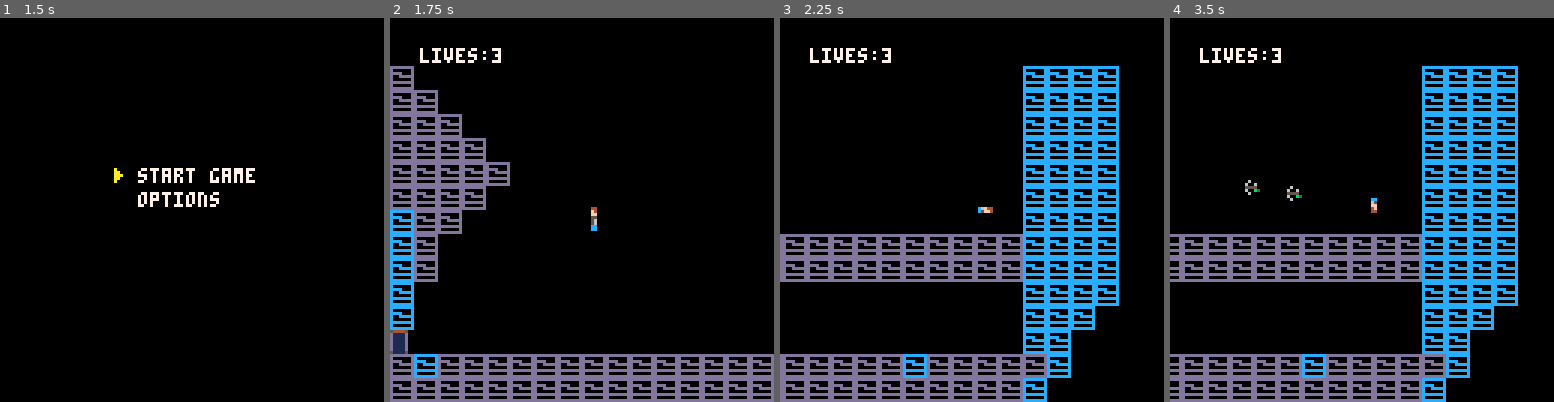
Above: before the commit, frames 1-4 (left to right).
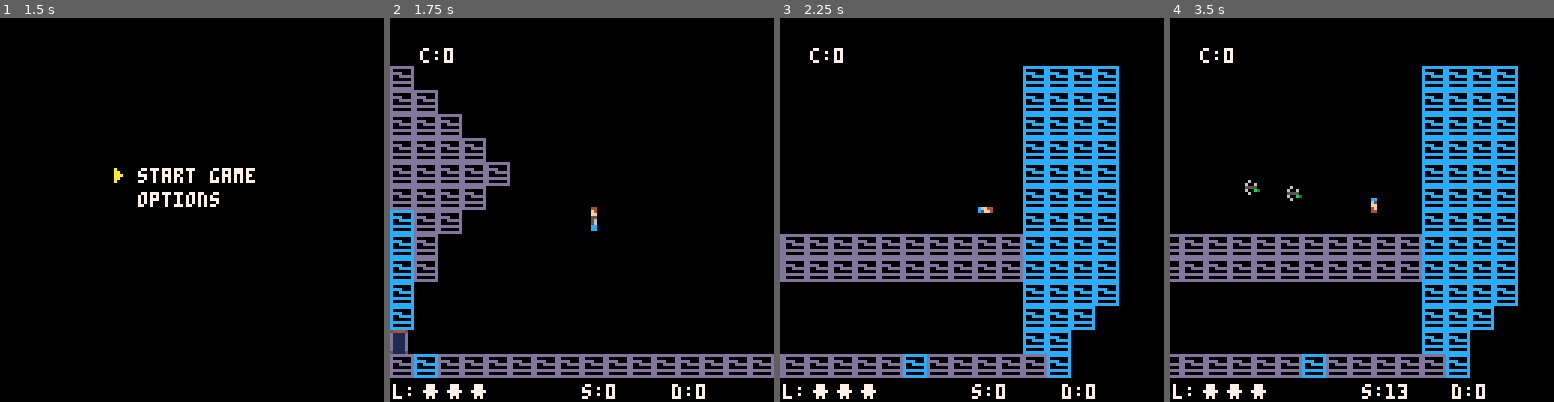
Above: after the commit, the same moments.

Repository: jflores82/data-filch
Game: PICO-8 cartridge df_01.p8
The game is run twice, just before and just after one commit, with the same random seed, the same clock (stepped at 60 frames per second) and the same inputs.
Inputs:
- Up to frame 1 (1.5 s): tap O (Z key) at 0.7 s
- Up to frame 2 (1.75 s): hold Right from 1.6 s (still down); tap O (Z key) at 1.7 s
- Up to frame 3 (2.25 s): release Right at 2.1 s; tap O (Z key) at 2.1 s; hold Up from 2.15 s (still down)
- Up to frame 4 (3.5 s): release Up at 2.42 s; hold Right 2.47-3.03 s; tap O (Z key) at 2.5, 2.9, 3.3 s; hold Left from 3.08 s (still down)

Frame 1 is identical in both runs. In frame 2, 4.6% of the frame differs, in the area x 0-100%, y 7-100%; in frame 3, 3.4%; in frame 4, 3.6%.

Commit message:
feat: side scroll score system
implemented scoring system for side-scroll screen.

Diff:
--- a/df_01.p8
+++ b/df_01.p8
@@ -71,12 +71,16 @@
 		score = 0,
 		lives = 3,
 		music = 1,
-		sfx = 1
+		sfx = 1,
+		d = 0,
+		d_max = 4,
+		d_cooldown = 0,
+		d_cooldown_max = 30,
 	}
 
 	player_top = {
 		x = 96,
-		y = 144,
+		y = 152,
 		flip = false,
 		dir = 0,
 		walk_ani = 0,
@@ -100,7 +104,7 @@
 
 	top_goals = {
 		safe_x = 96,
-		safe_y = 144,
+		safe_y = 152,
 		made = false,
 		comp = false,
 		goal_x =  23,
@@ -134,12 +138,17 @@
 			en_top_spd_delta = 0.1,
 			en_top_shot_spd = 1,
 			pickups = 5,
-		}
+		},
+		[2] = {
+			en_side_spd_min = 0.6,
+			en_side_spd_max = 1.1,
+			en_top_spd_max = 1.1,
+			en_top_spd_delta = 0.1,
+			en_top_shot_spd = 1,
+			pickups = 5,
+		},
+
 	}
-
-	--DEBUG REMOVE BEFORE RELEASE --
-	--top_reset(1)
-
 end
 
 function side_reset()
@@ -156,6 +165,9 @@
 		walk_max = 8,
 		gvt = 0,
 	}
+
+	player_general.d = 0
+	player_general.d_cooldown = 0
 	en_side = {}
 end
 
@@ -168,6 +180,7 @@
 			player_side.flip = false
 			player_side.x -= 1
 			player_side.walk_ani += 1
+			player_side_score()
 		end
 	end
 	if (btn(1) and player_side.crouch == false) then -- go right --
@@ -177,6 +190,8 @@
 			player_side.flip = true
 			player_side.x += 1
 			player_side.walk_ani += 1
+			player_general.score -= 1
+			if(player_general.score <= 0) then player_general.score = 0 end
 		end
 	end
 	if (not btn(0)) and (not btn(1)) then -- not walking --
@@ -230,6 +245,12 @@
 	end
 
 	if(player_side.gvt == 1) then player_side.y += 1 end
+
+	if(player_general.d_cooldown > 0) then player_general.d_cooldown += 1 end
+	if(player_general.d_cooldown >= player_general.d_cooldown_max) then
+		player_general.d_cooldown = 0
+		player_general.d = 0
+	end
 
 end
 
@@ -287,6 +308,24 @@
 	end
 
 	return false
+end
+
+function player_side_score()
+	for i = #en_side, 1, -1 do
+		if((abs(en_side[i].x - player_side.x) < 16) and player_side.jump == false) then
+			if(player_general.d_cooldown > 0) then
+				player_general.d += 1
+				if(player_general.d >= player_general.d_max) then player_general.d = player_general.d_max end
+				break
+			end
+			if(player_general.d_cooldown == 0) then player_general.d_cooldown = 1 end
+		end
+	end
+	if(player_general.d * 1) > 0 then
+		player_general.score += (1 * player_general.d)
+	else
+		player_general.score += 1
+	end
 end
 
 function player_side_death_draw(ani)
@@ -390,8 +429,6 @@
 		ani = 0,
 		ani_max = 8,
 		move = false,
-		max_spd = 1,
-		spd_delta = 0.1,
 		spd = 0,
 		bit = 1,
 		shot_delay = 30,
@@ -537,7 +574,7 @@
 function pickups_top_generate()
 	local tx_min = 1
 	local tx_max = 14
-	local ty_min = 17
+	local ty_min = 18
 	local ty_max = 28
 	local new_x = flr(rnd(tx_max - tx_min + 1)) + tx_min
 	local new_y = flr(rnd(ty_max - ty_min + 1)) + ty_min
@@ -595,7 +632,7 @@
 function blocks_top_generate()
 	local tx_min = 1
 	local tx_max = 14
-	local ty_min = 17
+	local ty_min = 18
 	local ty_max = 28
 	local new_x = flr(rnd(tx_max - tx_min + 1)) + tx_min
 	local new_y = flr(rnd(ty_max - ty_min + 1)) + ty_min
@@ -747,6 +784,37 @@
 	for i = #en_top_shots, 1, -1 do
 		spr(24, en_top_shots[i].x, en_top_shots[i].y)
 	end
+end
+
+------------------------------
+-- HUD -----------------------
+------------------------------
+function side_hud_draw()
+	-- Lives --
+	print("l:", (player_side.x - 63), 122, 7)
+	for i = 1, player_general.lives, 1 do
+		print(chr(137), (player_side.x - 62) + (i * 8), 122, 7)
+	end
+
+	-- Score --
+	print ("s:"..player_general.score, player_side.x, 122, 7)
+
+	-- Danger Move --
+	print ("d:"..player_general.d, player_side.x + 30, 122, 7)
+end
+
+function top_hud_draw()
+	-- Lives --
+	print("l:", 1, 128, 7)
+	for i = 1, player_general.lives, 1 do
+		print(chr(137), 2 + (i * 8), 128, 7)
+	end
+
+	-- Score --
+	print ("s:"..player_general.score, 64, 128, 7)
+
+	-- Danger Move --
+	print ("d:"..player_general.d, 110, 128, 7)
 end
 
 
@@ -862,7 +930,9 @@
 			camera(player_side.x - 64, 0)
 			player_side_draw()
 			en_side_draw()
-			print("lives:"..player_general.lives, player_side.x - 54, 10, 7)
+			side_hud_draw()
+
+			print("c:"..player_general.d_cooldown, player_side.x - 54, 10, 7)
 			if(debug_side_en == true) then
 				debug_side()
 			end
@@ -963,6 +1033,8 @@
 			en_top_draw()
 			en_top_shots_draw()
 
+			top_hud_draw()
+
 			print_echoes(7, 10, 150)
 			if(debug_top_en == true) then
 				--rect(8, 136, 119, 248, 12)  -- Your target area
@@ -1005,6 +1077,7 @@
 		update = function(self)
 			self.i += 1
 			if(self.i >= 60) then
+				if(currentlevel < 11) then currentlevel += 1 end
 				side_reset()
 				state_switch(game_states.side_play)
 			end
@@ -1212,9 +1285,9 @@
 4100000000007f7f7f0000000000ff7f0000000000004041000000007f7f7f000000000000000000000000000000000000000000000000000000000000000000000041414100000000000000000000000000000000000000000000000000000000000000000000000000000000000000000000000000000000000000000000ff
 5000000000007f7f7f7f000000007f7f00000000004041000000000000007f000000000000000000000000000000000000000000000000000000000000000000000041410000000000000000000000000000000000000000000000000000000000000000000000000000000000000000000000000000000000000000000000ff
 4041404040404040404040404040404041404040404040404040404040404041404040404040404040404040404041404040404040404040404040404041404040404041ffffffffffffffffffffffffffffffffffffffffffffffffffffffffffffffffffffffffffffffffffffffffffffffffffffffffffffffffffffffff
-4040404040404040404040404040404040404040404040404040404040404040404040404040404040404040404040404040404040404040404040404040404040404100000000000000000000000000000000000000000000000000000000000000000000000000000000000000000000000000000000000000000000000000
-6000000000000000000000000000006000000000000000000000000000000000000000000000000000000000000000000000000000000000000000000000000000000000000000000000000000000000000000000000000000000000000000000000000000000000000000000000000000000000000000000000000000000000
-6000000000000000000000000000006000000000000000000000000000000000000000000000000000000000000000000000000000000000000000000000000000000000000000000000000000000000000000000000000000000000000000000000000000000000000000000000000000000000000000000000000000000000
+ffffffffffffffffffffffffffffffffffffffffffffffffffffffffffffffffffffffffffffffffffffffffffffffffffffffffffffffffffffffffffffffffffffff00000000000000000000000000000000000000000000000000000000000000000000000000000000000000000000000000000000000000000000000000
+6060606060606060606060606060606000000000000000000000000000000000000000000000000000000000000000000000000000000000000000000000000000000000000000000000000000000000000000000000000000000000000000000000000000000000000000000000000000000000000000000000000000000000
+60ffffffffffffffffffffffffffff6000000000000000000000000000000000000000000000000000000000000000000000000000000000000000000000000000000000000000000000000000000000000000000000000000000000000000000000000000000000000000000000000000000000000000000000000000000000
 60000000000000000000ff000000006000000000000000000000000000000000000000000000000000000000000000000000000000000000000000000000000000000000000000000000000000000000000000000000000000000000000000000000000000000000000000000000000000000000000000000000000000000000
 6000000000000000000000000000006000000000000000000000000000000000000000000000000000000000000000000000000000000000000000000000000000000000000000000000000000000000000000000000000000000000000000000000000000000000000000000000000000000000000000000000000000000000
 60000000000000ff000000000000006000000000000000000000000000000000000000000000000000000000000000000000000000000000000000000000000000000000000000000000000000000000000000000000000000000000000000000000000000000000000000000000000000000000000000000000000000000000
